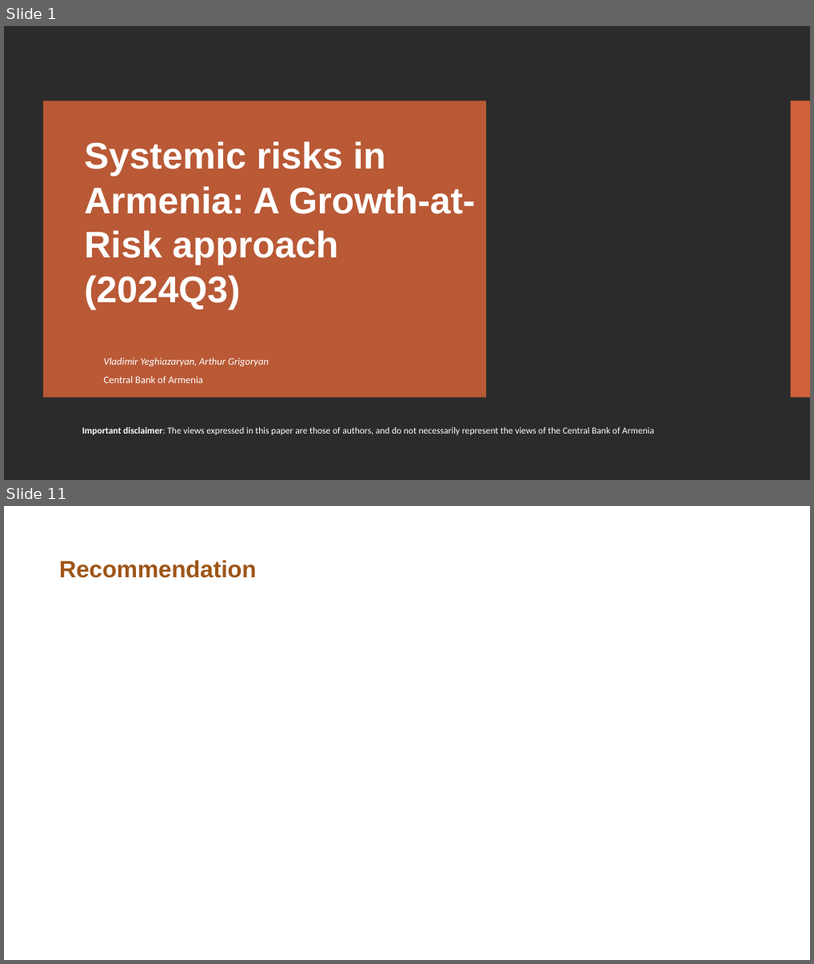
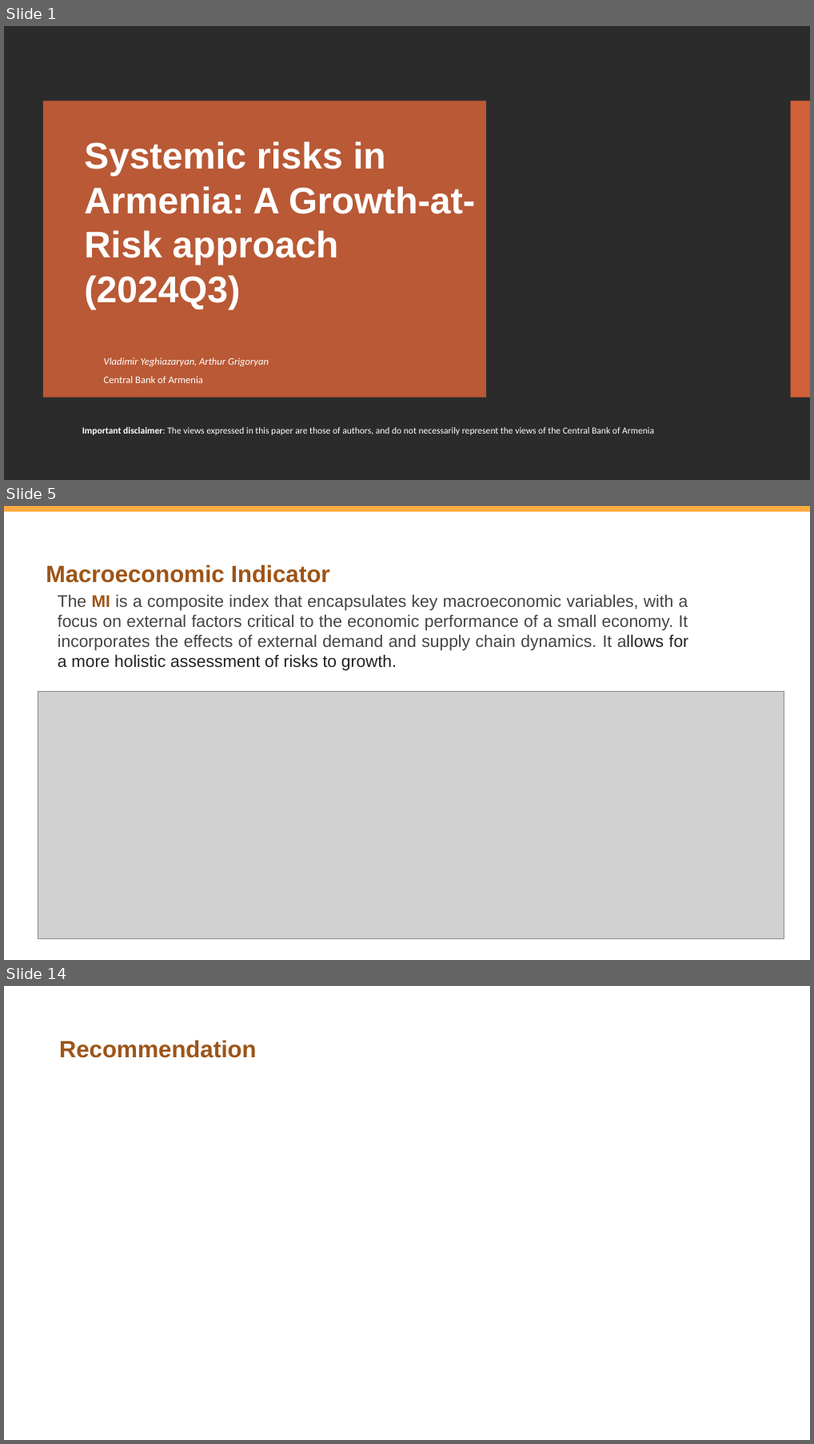
Before and after one commit to vlad-yeghiazaryan/armenian-gar, a slide deck: Presentations/Growth at Risk Armenia periodical 2024Q3.pptx. Shown one above the other, each under a label of ours: slides 1 and 11 before the commit, slides 1, 5 and 14 after it; the slides between them are not shown. The pictures are 814x964 and 814x1444 pixels, drawn with LibreOffice and Linux fonts; fonts in the diff are those of the drawing; grey boxes stand for pictures; background and template pictures are left out; a plain dark background stands for a picture behind light text. Boxes give left, top, right and bottom in pixels: in the first picture for what was removed or moved away, otherwise in the second. Text is boxed around its words. In the diff, an @@ line names an element or a change of style, - is before the commit and + after.

```diff
--- a/Presentations/Growth at Risk Armenia periodical 2024Q3.pptx
+++ b/Presentations/Growth at Risk Armenia periodical 2024Q3.pptx
@@ slide 5 added at (x1=4, y1=506, x2=810, y2=960), background #FFFFFF @@
@@ rectangle added at (x1=4, y1=506, x2=810, y2=512), fill #FFAB40 @@
@@ title added at (x1=46, y1=564, x2=330, y2=583), 28 pt, text #9E5416, bold @@
+Macroeconomic Indicator
@@ text added at (x1=58, y1=594, x2=690, y2=671), 20 pt, text #434343 @@
+The MI is a composite index that encapsulates key macroeconomic variables, with a focus on external factors critical to the economic performance of a small economy. It incorporates the effects of external demand and supply chain dynamics. It allows for a more holistic assessment of risks to growth.
@@ picture added at (x1=38, y1=692, x2=785, y2=939) @@
@@ what was slide 11 is now slide 14 @@
```
Also in this commit, not shown: 6 slides changed, 4 other slides added, 6 slides removed, 17 other files.
